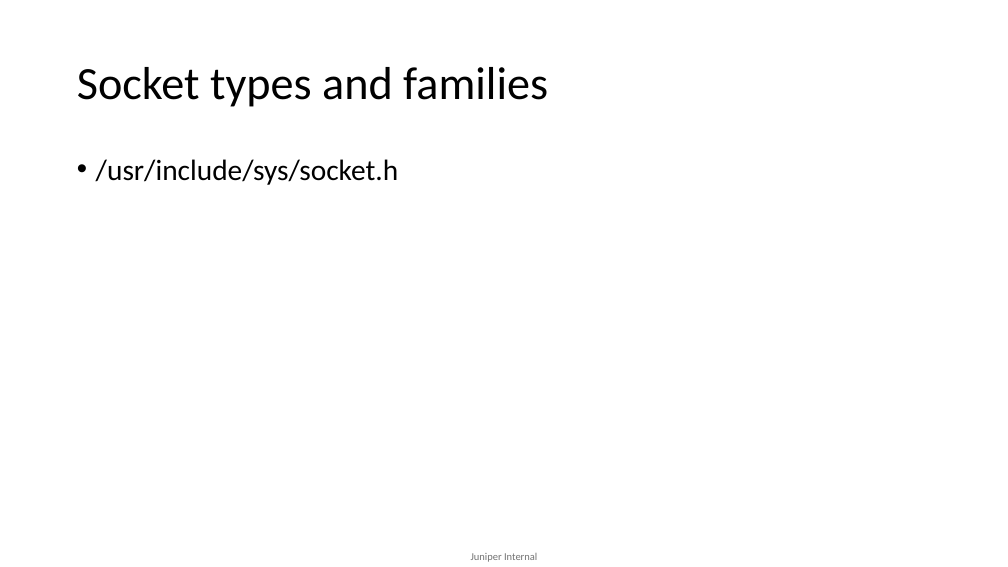
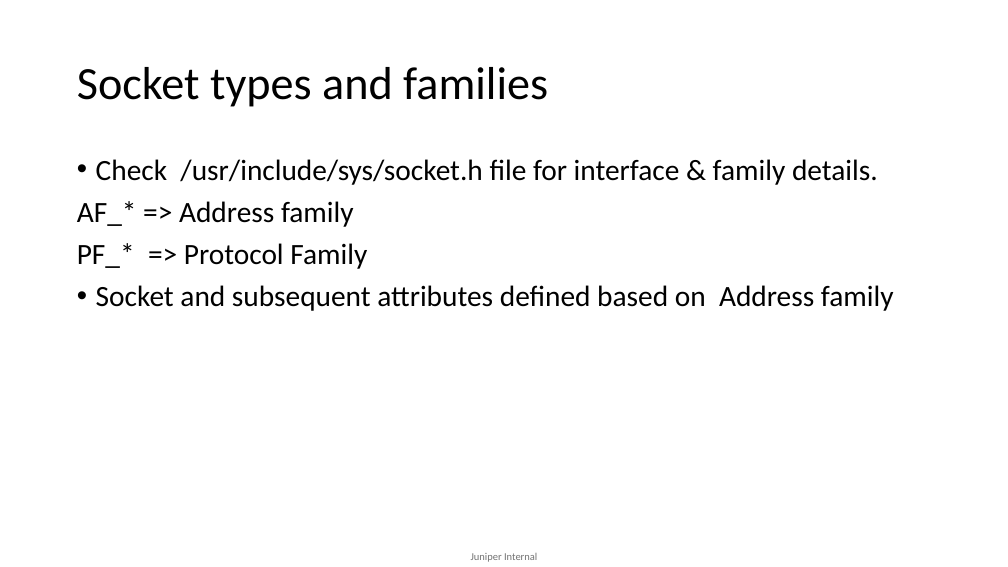
Before and after one commit to mdsathees/Network_programming, a slide deck: slide 6 of Socket-programming-python.pptx. Drawn at 1008x567 pixels with LibreOffice and Linux fonts; fonts in the diff are those of the drawing. Boxes give left, top, right and bottom in pixels: in the first picture for what was removed or moved away, otherwise in the second. Text is boxed around its words. In the diff, an @@ line names an element or a change of style, - is before the commit and + after.

```diff
--- a/Socket-programming-python.pptx
+++ b/Socket-programming-python.pptx
@@ text at box(77, 159, 894, 311): text changed @@
-• /usr/include/sys/socket.h
+• Check /usr/include/sys/socket.h file for interface & family details.
+AF_* => Address family
+PF_* => Protocol Family
+• Socket and subsequent attributes defined based on Address family
```
Also in this commit, not shown: 2 other slides changed, 6 slides added, 2 slides removed.
